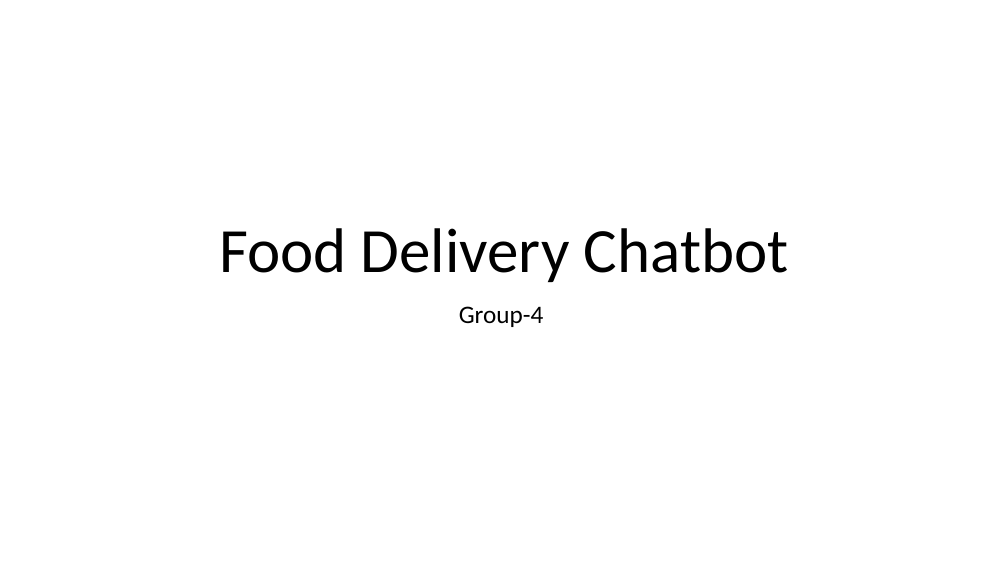
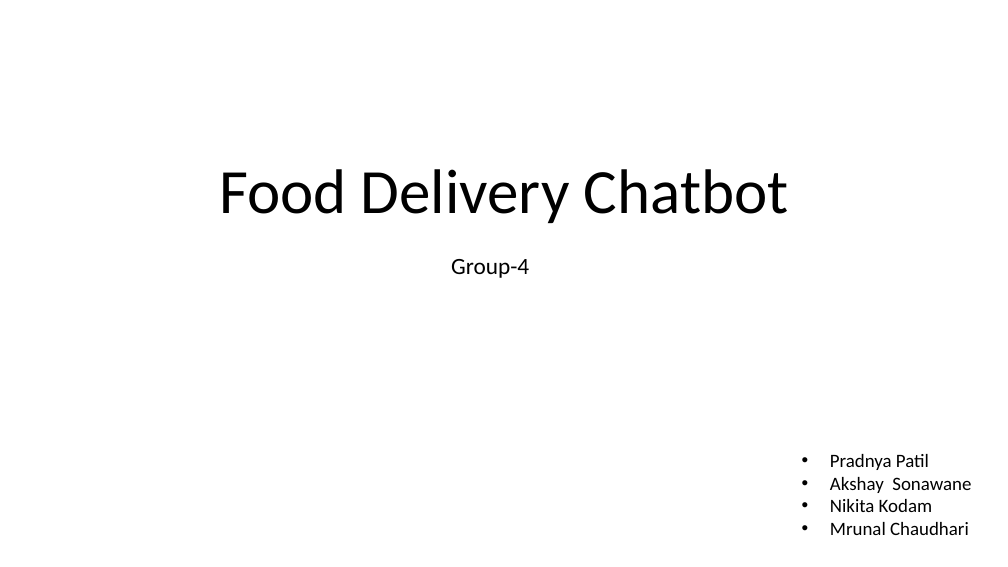
Before and after one commit to Pradnya1208/Intent-classification-based-food-delivery-chatbot, a slide deck: slide 1 of Research/Food Delivery Chatbot.pptx. Drawn at 1008x567 pixels with LibreOffice and Linux fonts; fonts in the diff are those of the drawing. Boxes give left, top, right and bottom in pixels: in the first picture for what was removed or moved away, otherwise in the second. Text is boxed around its words. In the diff, an @@ line names an element or a change of style, - is before the commit and + after.

```diff
--- a/Research/Food Delivery Chatbot.pptx
+++ b/Research/Food Delivery Chatbot.pptx
@@ title "Food Delivery Chatbot": place and size @@
-title "Food Delivery Chatbot" at (219,228,789,282)
+title "Food Delivery Chatbot" at (219,169,789,223)
@@ subtitle "Group-4": place and size @@
-subtitle "Group-4" at (459,306,543,327)
+subtitle "Group-4" at (451,259,529,278)
@@ subtitle "Group-4" at (451,259,529,278): size 24 to 22.2 pt; line spacing 0.9 to 0.8 @@
@@ text added at (830,454,971,535), 18 pt, text #000000 @@
+• Pradnya Patil
+• Akshay Sonawane
+• Nikita Kodam
+• Mrunal Chaudhari
```
Also in this commit, not shown: 5 slides added.
